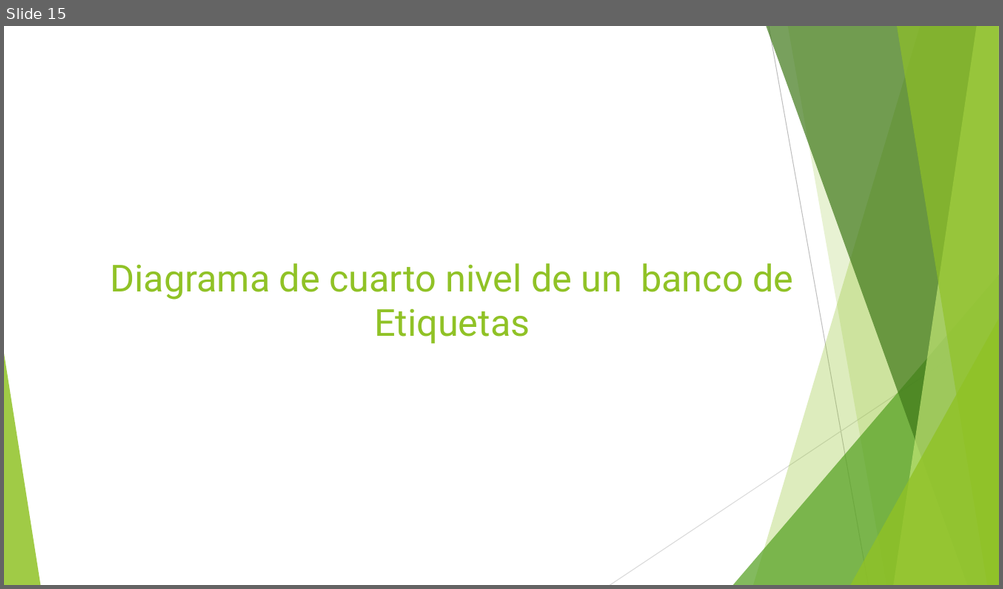
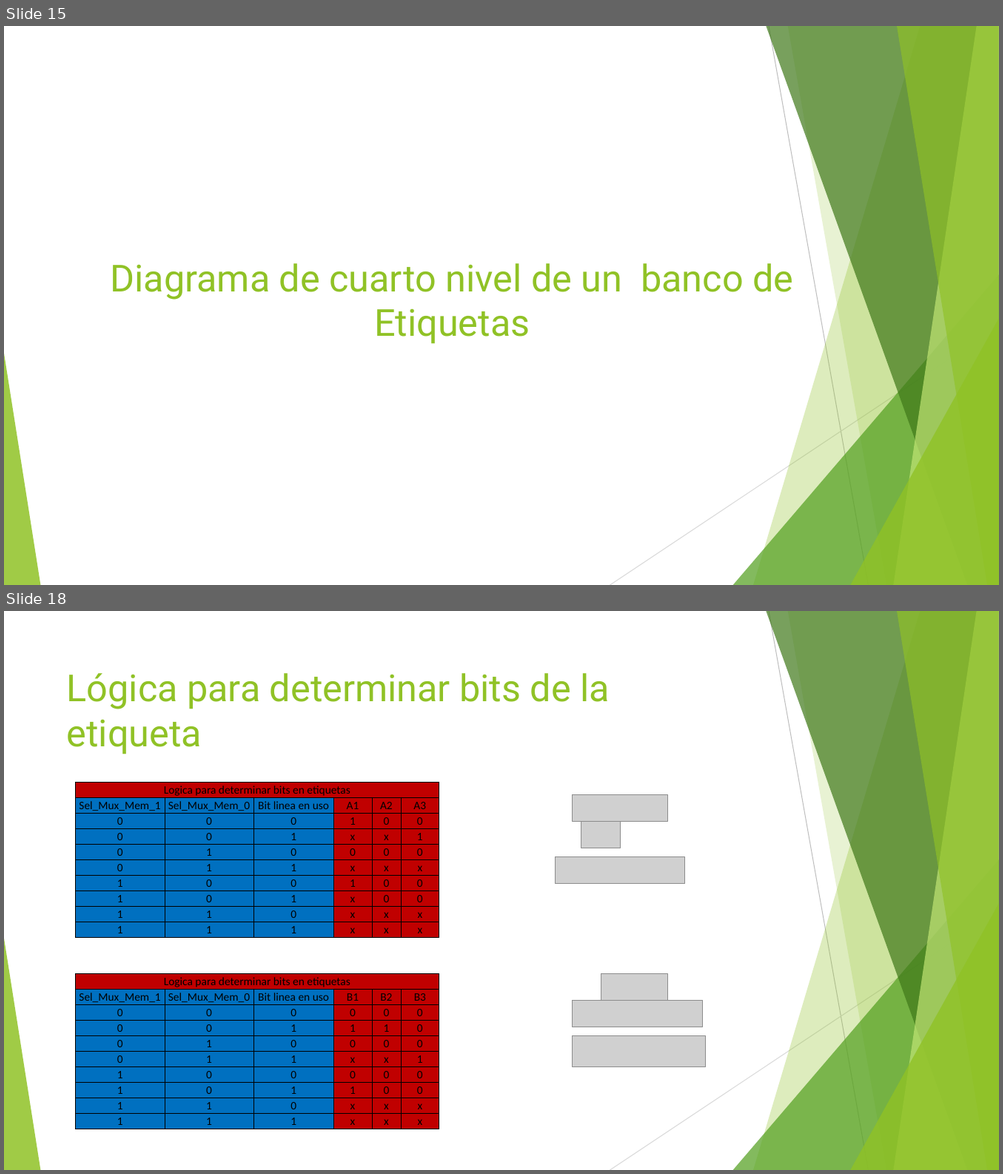
Before and after one commit to debruynmonge/Segundo-Proyecto-Arquitecura-de-Computadores, a slide deck: Proyecto de Arquitectura de Computadoras.pptx. Shown one above the other, each under a label of ours: slide 15 before the commit, slides 15 and 18 after it; the slides between them are not shown. The pictures are 1003x589 and 1003x1174 pixels, drawn with LibreOffice and Linux fonts; fonts in the diff are those of the drawing; grey boxes stand for pictures. Boxes give left, top, right and bottom in pixels: in the first picture for what was removed or moved away, otherwise in the second. Text is boxed around its words. In the diff, an @@ line names an element or a change of style, - is before the commit and + after.

```diff
--- a/Proyecto de Arquitectura de Computadoras.pptx
+++ b/Proyecto de Arquitectura de Computadoras.pptx
@@ slide 18 added at [4,611,999,1170], background #FFFFFF; not listed: 10 template elements that a slide beside it also shows @@
@@ title added at [67,673,609,755], 36 pt, text #90C226 @@
+Lógica para determinar bits de la etiqueta
@@ table added at [76,782,440,937], 10 rows, 6 columns @@
+Logica para determinar bits en etiquetas |  |  |  |  | 
+Sel_Mux_Mem_1 | Sel_Mux_Mem_0 | Bit linea en uso | A1 | A2 | A3
+0 | 0 | 0 | 1 | 0 | 0
+0 | 0 | 1 | x | x | 1
+0 | 1 | 0 | 0 | 0 | 0
+0 | 1 | 1 | x | x | x
+1 | 0 | 0 | 1 | 0 | 0
+1 | 0 | 1 | x | 0 | 0
+1 | 1 | 0 | x | x | x
+1 | 1 | 1 | x | x | x
@@ picture added at [572,795,668,822] @@
@@ picture added at [580,821,620,849] @@
@@ picture added at [555,857,685,884] @@
@@ table added at [76,974,440,1130], 10 rows, 6 columns @@
+Logica para determinar bits en etiquetas |  |  |  |  | 
+Sel_Mux_Mem_1 | Sel_Mux_Mem_0 | Bit linea en uso | B1 | B2 | B3
+0 | 0 | 0 | 0 | 0 | 0
+0 | 0 | 1 | 1 | 1 | 0
+0 | 1 | 0 | 0 | 0 | 0
+0 | 1 | 1 | x | x | 1
+1 | 0 | 0 | 0 | 0 | 0
+1 | 0 | 1 | 1 | 0 | 0
+1 | 1 | 0 | x | x | x
+1 | 1 | 1 | x | x | x
@@ picture added at [601,974,668,1001] @@
@@ picture added at [572,1000,703,1028] @@
@@ picture added at [572,1037,706,1068] @@
```
Also in this commit, not shown: 1 slide changed, 7 other slides added, 6 slides removed, 1 other file.
